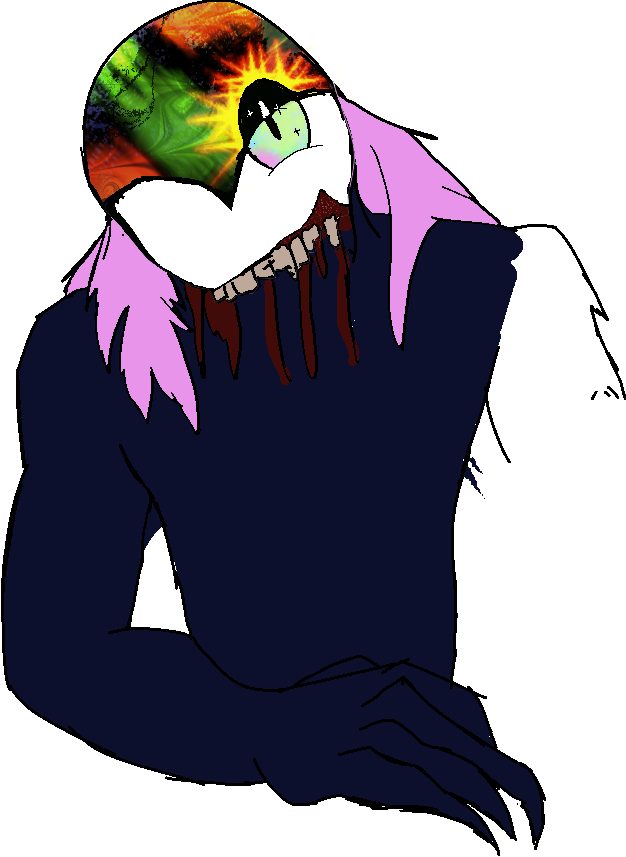
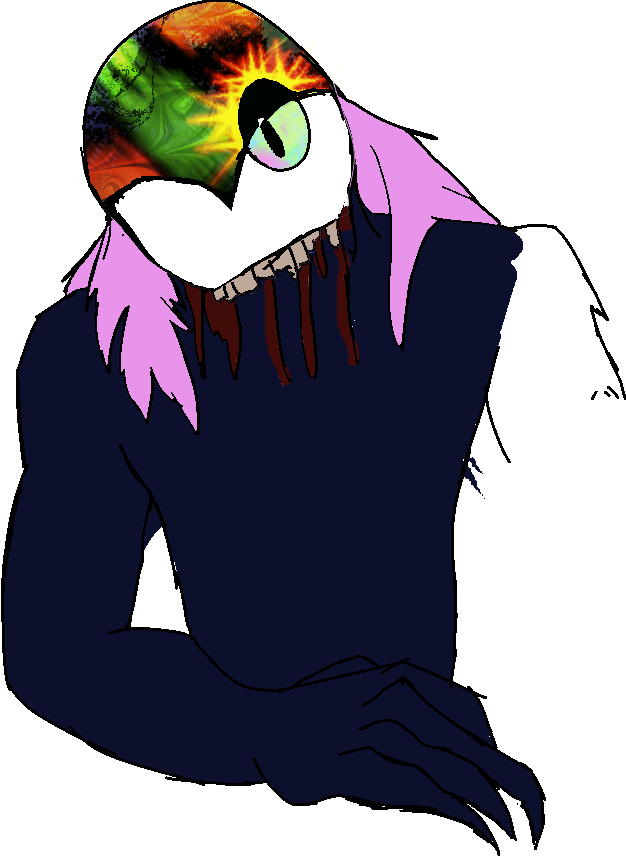
Layers edited between the first and the second 626px x 857px image:
hid "Paint Layer 31" over (218, 128, 349, 304)
hid "Paint Layer 33" over (265, 192, 349, 256)
hid "Paint Layer 35" over (265, 192, 349, 256)
hid "Paint Layer 32" over (256, 128, 349, 286)
hid "Paint Layer 30" (1st of 2, in "Group 17") over (239, 81, 320, 192)
added layer "Paint Layer 36" in group "Group 17" over (239, 81, 324, 253)
added layer "Paint Layer 38" in group "Group 17" over (256, 81, 320, 192)
added layer "Paint Layer 37" in group "Group 17" over (239, 81, 320, 192)
added layer "Background" (1st of 4, in "Group 17") in group "Group 17" over (239, 81, 325, 191)
painted on "Paint Layer 29" over (218, 81, 354, 387)
painted on "Paint Layer 26" (1st of 3, in "Group 17" › "Group 24") over (218, 81, 354, 387)
painted on "Paint Layer 26" (2nd of 3, in "Group 17" › "Group 24") over (218, 81, 354, 387)
painted on "Paint Layer 26" (3rd of 3, in "Group 17" › "Group 24") over (239, 81, 349, 256)
painted on "Paint Layer 27" over (218, 81, 354, 387)
painted on "Paint Layer 25" (1st of 2, in "Group 17" › "Group 24") over (218, 81, 354, 387)
painted on "Paint Layer 28" over (218, 81, 349, 304)
painted on "Paint Layer 22" (1st of 2, in "Group 17" › "Group 24") over (218, 81, 354, 384)
painted on "Paint Layer 22" (2nd of 2, in "Group 17") over (218, 81, 354, 387)
showed "Paint Layer 34" over (218, 192, 354, 387)
painted on "Background" (3rd of 4, in "Group 17") over (218, 81, 354, 387)
